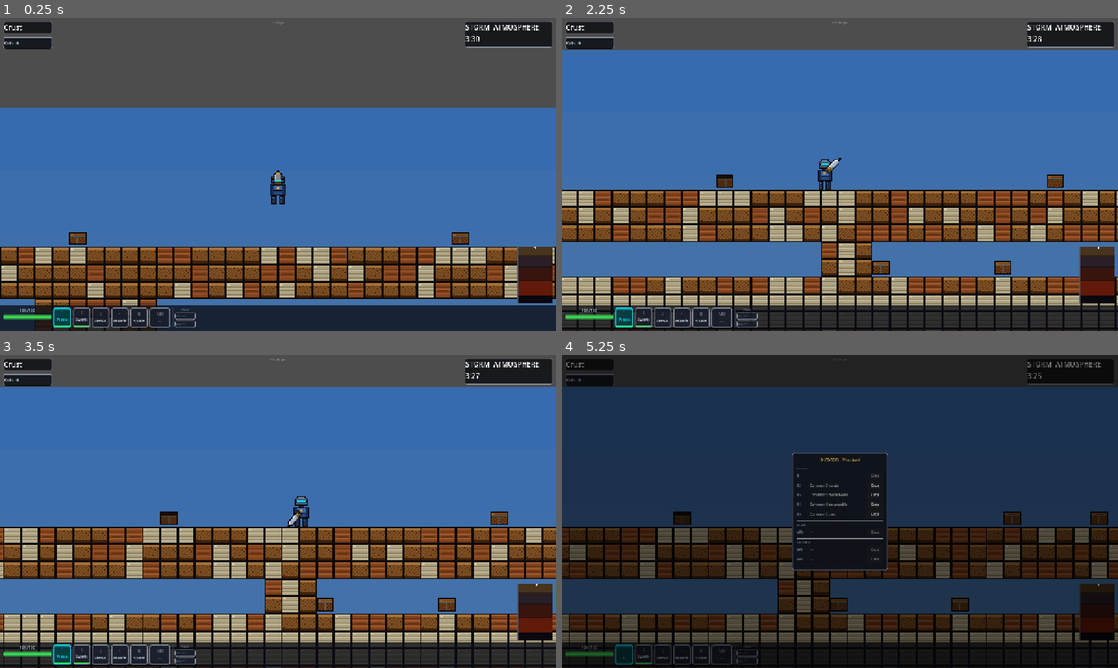
Above: before the commit, frames 1-4 (two rows, left to right).
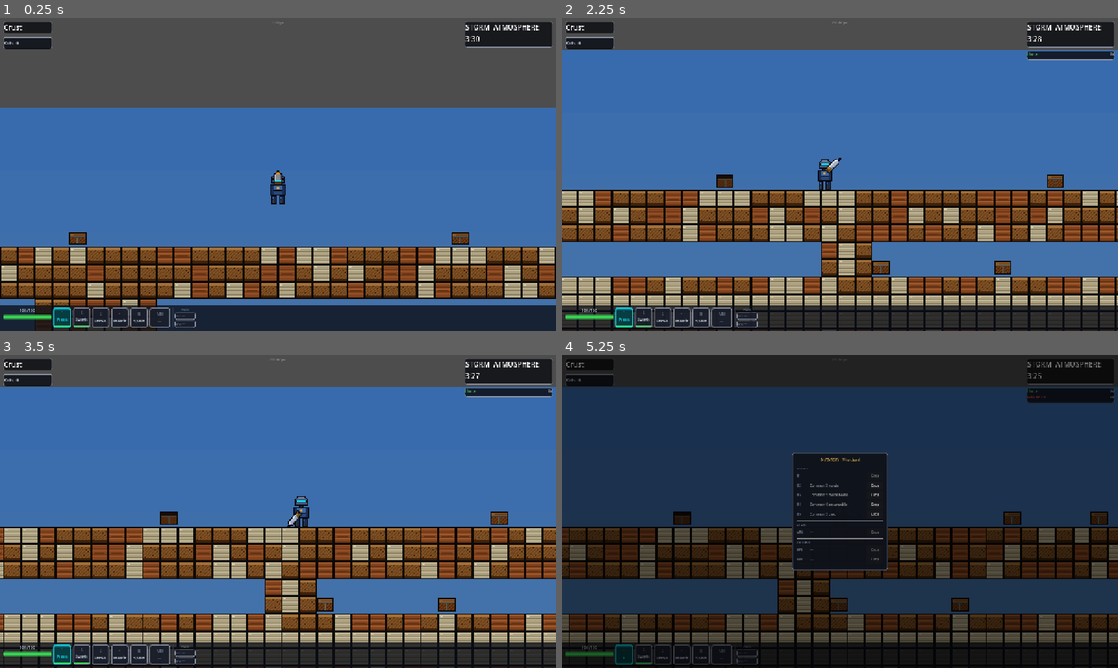
Above: after the commit, the same moments.

Repository: aeridgedev/Faultline-Repository
Game: Godot game, scene res://src/core/Main.tscn
Same seed, same stepped clock (60 frames per second), same inputs: the game is played once before the commit and once after it.
Inputs (mouse positions are in pixels of both pictures, inside the frame that each line leads up to):
- Up to frame 1 (0.25 s): no input
- Up to frame 2 (2.25 s): tap Enter at 0.5 s; move the mouse to (962, 158) at 0.52 s; hold D (move_right) 0.53-2.03 s; right-click (962, 158) at 0.6 s; click (962, 158) at 0.67 s; tap E at 1.25 s; move the mouse to (728, 190) at 1.27 s; click (728, 190) at 1.35 s; move the mouse to (895, 105) at 2.02 s; hold A (move_left) from 2.03 s (still down); hold Shift (sprint) from 2.03 s (still down)
- Up to frame 3 (3.5 s): tap E at 2.75 s; move the mouse to (250, 574) at 2.77 s; release A (move_left) at 2.78 s; release Shift (sprint) at 2.78 s; hold D (move_right) from 2.78 s (still down); tap G (use_item) at 2.85 s; click (250, 574) at 2.92 s
- Up to frame 4 (5.25 s): move the mouse to (1006, 558) at 3.52 s; tap F at 3.6 s; move the mouse to (673, 464) at 4.27 s; release D (move_right) at 4.28 s; hold A (move_left) 4.28-5 s; tap E at 4.35 s; click "Drop" at 5 s

The runs differ from the first frame. In frame 1, 1.1% of the frame differs, in the area x 93-100%, y 73-92%; in frame 2, 1.6%; in frame 3, 1.6%; in frame 4, 1.7%, in the area x 83-100%, y 10-92%.

Commit message:
feat: implement HUD UI and procedurally placed Chest spawners into the core game loop

Diff:
--- a/src/core/Main.gd
+++ b/src/core/Main.gd
@@ -43,10 +43,6 @@
 	player.setup_hotbar()
 
 	GameManager.start_match()
-
-	# Diagnostic: report scene size so future regressions are visible in Output.
-	# AutoCollect was walking ALL of these nodes every 0.1s — now uses groups.
-	print("[Diagnostic] Total scene nodes after setup: %d" % int(Performance.get_monitor(Performance.OBJECT_NODE_COUNT)))
 
 
 func _init_hazards(stats: PlayerStats, stamina: Stamina, layer_manager: LayerManager) -> StormSystem:
--- a/src/player/Player.tscn
+++ b/src/player/Player.tscn
@@ -14,6 +14,7 @@
 size = Vector2(14, 28)
 
 [node name="Player" type="CharacterBody2D"]
+collision_layer = 5
 script = ExtResource("1_ctrl")
 
 [node name="CollisionShape2D" type="CollisionShape2D" parent="."]
--- a/src/player/PlayerStats.gd
+++ b/src/player/PlayerStats.gd
@@ -7,6 +7,7 @@
 signal health_changed(new_hp: float, max_hp: float)
 signal player_died
 signal layer_changed(new_layer: int)
+signal active_effects_changed(effects: Array)
 
 var max_health: float  # TBD: loaded from GameManager.data at _ready; null-safe sentinel if missing
 var current_health: float
@@ -21,11 +22,68 @@
 
 var equipped_armor: Node = null
 
+# { effect_name: { "remaining": float, "is_buff": bool } }
+var _active_effects: Dictionary = {}
+var _effects_tick: float = 0.0
+
 
 func _ready() -> void:
 	var data_hp = GameManager.data.get("player_max_health", null) if GameManager.data else null
 	max_health = float(data_hp) if data_hp != null else 100.0  # TBD: 100.0 dev fallback until balance pass
 	current_health = max_health
+	_start_test_effects()
+
+
+func _process(delta: float) -> void:
+	if _active_effects.is_empty():
+		_effects_tick = 0.0
+		return
+	_effects_tick += delta
+	var tick_fired := _effects_tick >= 1.0
+	if tick_fired:
+		_effects_tick -= 1.0
+	var any_expired := false
+	var to_remove: Array[String] = []
+	for effect_name: String in _active_effects:
+		_active_effects[effect_name]["remaining"] -= delta
+		if _active_effects[effect_name]["remaining"] <= 0.0:
+			to_remove.append(effect_name)
+			any_expired = true
+	for effect_name: String in to_remove:
+		_active_effects.erase(effect_name)
+	if any_expired or tick_fired:
+		active_effects_changed.emit(_build_effects_array())
+
+
+func apply_effect(effect_name: String, duration: float, is_buff: bool) -> void:
+	_active_effects[effect_name] = {"remaining": duration, "is_buff": is_buff}
+	active_effects_changed.emit(_build_effects_array())
+
+
+func _build_effects_array() -> Array:
+	var result: Array = []
+	for effect_name: String in _active_effects:
+		result.append({
+			"name": effect_name,
+			"remaining": _active_effects[effect_name]["remaining"],
+			"is_buff": _active_effects[effect_name]["is_buff"],
+		})
+	return result
+
+
+func _start_test_effects() -> void:
+	var t1 := Timer.new()
+	t1.wait_time = 2.0
+	t1.one_shot = true
+	t1.timeout.connect(func(): apply_effect("Haste", 8.0, true))
+	add_child(t1)
+	t1.start()
+	var t2 := Timer.new()
+	t2.wait_time = 5.0
+	t2.one_shot = true
+	t2.timeout.connect(func(): apply_effect("Weakened", 6.0, false))
+	add_child(t2)
+	t2.start()
 
 
 func take_damage(amount: float) -> void:
--- a/src/systems/loot/Chest.gd
+++ b/src/systems/loot/Chest.gd
@@ -35,7 +35,9 @@
 	_prompt.add_theme_font_size_override("font_size", 7)
 	_area.body_entered.connect(_on_body_entered)
 	_area.body_exited.connect(_on_body_exited)
-	_build_popup()
+	# Popup UI is built lazily on first open — see _ensure_popup_built(). Building
+	# it here for every chest spawned hundreds of CanvasLayers + full-rect Controls
+	# up front, bloating the scene tree for UI that most chests never show.
 
 
 # Draws the 16×12 chest pixel art.  opened=false → closed lid with tier latch;
@@ -99,6 +101,12 @@
 	_sprite.centered = true
 
 
+# Builds the popup UI on demand (first open). No-op once built.
+func _ensure_popup_built() -> void:
+	if _popup_layer == null:
+		_build_popup()
+
+
 func _build_popup() -> void:
 	_popup_layer = CanvasLayer.new()
 	_popup_layer.layer = 10
@@ -291,6 +299,7 @@
 	if _opened:
 		return
 	_opened = true
+	_ensure_popup_built()
 	_build_chest_sprite(true)
 	_setup_item_button()
 	_show_popup()
@@ -298,6 +307,7 @@
 
 
 func _show_popup() -> void:
+	_ensure_popup_built()
 	_refresh_button_state()
 	_popup_visible = true
 	_popup_layer.visible = true
--- a/src/systems/loot/Chest.tscn
+++ b/src/systems/loot/Chest.tscn
@@ -21,7 +21,7 @@
 
 [node name="Area2D" type="Area2D" parent="."]
 collision_layer = 2
-collision_mask = 1
+collision_mask = 4
 
 [node name="CollisionShape2D" type="CollisionShape2D" parent="Area2D"]
 shape = SubResource("CircleShape2D_1")
--- a/src/ui/HUD.gd
+++ b/src/ui/HUD.gd
@@ -16,7 +16,8 @@
 @onready var _death_screen: DeathScreen = $Control/DeathScreen
 @onready var _spectator_view: SpectatorView = $Control/SpectatorView
 @onready var _kill_counter: KillCounter = $Control/KillCounter
-@onready var _minimap: Minimap = $Control/Minimap
+@onready var _effects_panel: PanelContainer = $Control/EffectsPanel
+@onready var _effects_vbox: VBoxContainer = $Control/EffectsPanel/VBoxContainer
 
 var _slot_panels: Array[PanelContainer] = []
 var _slot_labels: Array[Label] = []
@@ -42,7 +43,6 @@
 
 
 func init(player: PlayerController, storm: StormSystem, layer_manager: LayerManager) -> void:
-	print("[HUD] init started")
 	_player = player
 	var stats: PlayerStats = player.get_node("PlayerStats")
 	var hotbar: Hotbar = player.get_node("Hotbar")
@@ -61,6 +61,7 @@
 
 	stats.health_changed.connect(_on_health_changed)
 	stats.player_died.connect(_on_player_died)
+	stats.active_effects_changed.connect(_on_effects_changed)
 	hotbar.active_slot_changed.connect(_on_slot_changed)
 	_inventory.slot_changed.connect(_on_inventory_slot_changed)
 	_death_screen.spectate_requested.connect(_on_spectate_requested)
@@ -78,7 +79,6 @@
 	_layer_indicator.init(stats)
 	_storm_timer.init(storm)
 	_kill_counter.init(stats)
-	_minimap.init(player, storm, layer_manager)
 
 
 func _process(_delta: float) -> void:
@@ -110,7 +110,7 @@
 	var ctrl := get_node_or_null("Control")
 	if ctrl == null:
 		return
-	for panel_name in ["LayerPanel", "StormPanel", "KillCounter"]:
+	for panel_name in ["LayerPanel", "StormPanel", "KillCounter", "EffectsPanel"]:
 		var panel := ctrl.get_node_or_null(panel_name)
 		if panel != null:
 			panel.add_theme_stylebox_override("panel", s.duplicate())
@@ -474,3 +474,31 @@
 		"relic":      return Constants.RELIC_NAMES.get(item_class, "?").left(6)
 		"consumable": return "Medkit"
 	return "?"
+
+
+func _on_effects_changed(effects: Array) -> void:
+	for child in _effects_vbox.get_children():
+		_effects_vbox.remove_child(child)
+		child.queue_free()
+	if effects.is_empty():
+		_effects_panel.visible = false
+		return
+	_effects_panel.visible = true
+	for effect: Dictionary in effects:
+		var row := HBoxContainer.new()
+		row.add_theme_constant_override("separation", 4)
+		var name_lbl := Label.new()
+		name_lbl.text = effect["name"]
+		name_lbl.size_flags_horizontal = Control.SIZE_EXPAND_FILL
+		name_lbl.add_theme_font_size_override("font_size", 8)
+		var col: Color = Color(0.38, 0.90, 0.45) if effect["is_buff"] else Color(0.92, 0.30, 0.30)
+		name_lbl.add_theme_color_override("font_color", col)
+		var dur_lbl := Label.new()
+		dur_lbl.text = "%ds" % ceili(effect["remaining"])
+		dur_lbl.add_theme_font_size_override("font_size", 8)
+		dur_lbl.add_theme_color_override("font_color", Color(0.70, 0.74, 0.82))
+		row.add_child(name_lbl)
+		row.add_child(dur_lbl)
+		_effects_vbox.add_child(row)
+	# 14px per row + 6px panel padding, grows downward from offset_top.
+	_effects_panel.offset_bottom = _effects_panel.offset_top + 6 + effects.size() * 14
--- a/src/ui/HUD.tscn
+++ b/src/ui/HUD.tscn
@@ -6,7 +6,6 @@
 [ext_resource type="PackedScene" path="res://src/ui/DeathScreen.tscn" id="4_deathscreen"]
 [ext_resource type="PackedScene" path="res://src/ui/SpectatorView.tscn" id="5_spectatorview"]
 [ext_resource type="PackedScene" path="res://src/ui/KillCounter.tscn" id="6_killcounter"]
-[ext_resource type="PackedScene" path="res://src/ui/Minimap.tscn" id="7_minimap"]
 
 [node name="HUD" type="CanvasLayer"]
 script = ExtResource("1_hud")
@@ -47,6 +46,23 @@
 
 [node name="StormTimer" parent="Control/StormPanel" instance=ExtResource("2_stormtimer")]
 layout_mode = 2
+
+[node name="EffectsPanel" type="PanelContainer" parent="Control"]
+layout_mode = 1
+anchor_left = 1.0
+anchor_top = 0.0
+anchor_right = 1.0
+anchor_bottom = 0.0
+offset_left = -210.0
+offset_top = 76.0
+offset_right = -8.0
+offset_bottom = 90.0
+grow_horizontal = 0
+visible = false
+
+[node name="VBoxContainer" type="VBoxContainer" parent="Control/EffectsPanel"]
+layout_mode = 2
+theme_override_constants/separation = 2
 
 [node name="KillCounter" parent="Control" instance=ExtResource("6_killcounter")]
 layout_mode = 1
@@ -117,19 +133,6 @@
 horizontal_alignment = 1
 text = "-- fps"
 
-[node name="Minimap" parent="Control" instance=ExtResource("7_minimap")]
-layout_mode = 1
-anchor_left = 1.0
-anchor_top = 1.0
-anchor_right = 1.0
-anchor_bottom = 1.0
-offset_left = -88.0
-offset_top = -194.0
-offset_right = -8.0
-offset_bottom = -64.0
-grow_horizontal = 0
-grow_vertical = 0
-
 [node name="DeathScreen" parent="Control" instance=ExtResource("4_deathscreen")]
 layout_mode = 1
 anchor_right = 1.0
--- a/src/world/ChestSpawner.gd
+++ b/src/world/ChestSpawner.gd
@@ -31,11 +31,9 @@
 	# Collect candidate surface tiles grouped by 6×6 slot.
 	# slot key = Vector2i(col / SLOT_SIZE, row / SLOT_SIZE)
 	var slots: Dictionary = {}   # slot_key -> Array of {cell, layer}
-	var tile_total := 0
 
 	for col in by_col:
 		var col_data: Dictionary = by_col[col]
-		tile_total += col_data.size()
 		for row in col_data:
 			# Surface check: tile directly above must be empty air (absent here).
 			if col_data.has(row - 1):
@@ -51,12 +49,9 @@
 				slots[slot_key] = []
 			slots[slot_key].append({"cell": Vector2i(col, row), "layer": layer})
 
-	print("[ChestSpawner] registry=%d tiles, slots=%d" % [tile_total, slots.size()])
-
 	# One roll per slot — pick a random candidate from the slot, then apply
 	# the layer spawn-chance formula. This distributes chests evenly without
 	# flooding every tunnel floor.
-	var placed := 0
 	for slot_key in slots:
 		var candidates: Array = slots[slot_key]
 		if candidates.is_empty():
@@ -69,8 +64,6 @@
 		if randf() > chance:
 			continue
 		_place_chest(pick["cell"], layer, terrain_manager, chest_parent)
-		placed += 1
-	print("[ChestSpawner] placed %d chests" % placed)
 
 
 static func _place_chest(
Not shown: 1 places in src/ui/HUD.tscn that only renumber resources
Not shown, changed: GAME_STATE.md
